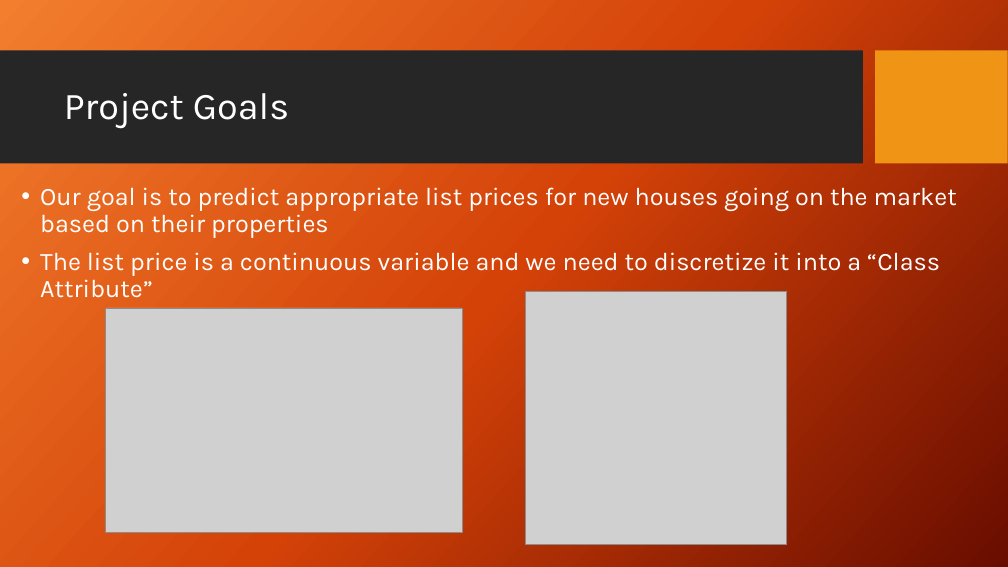
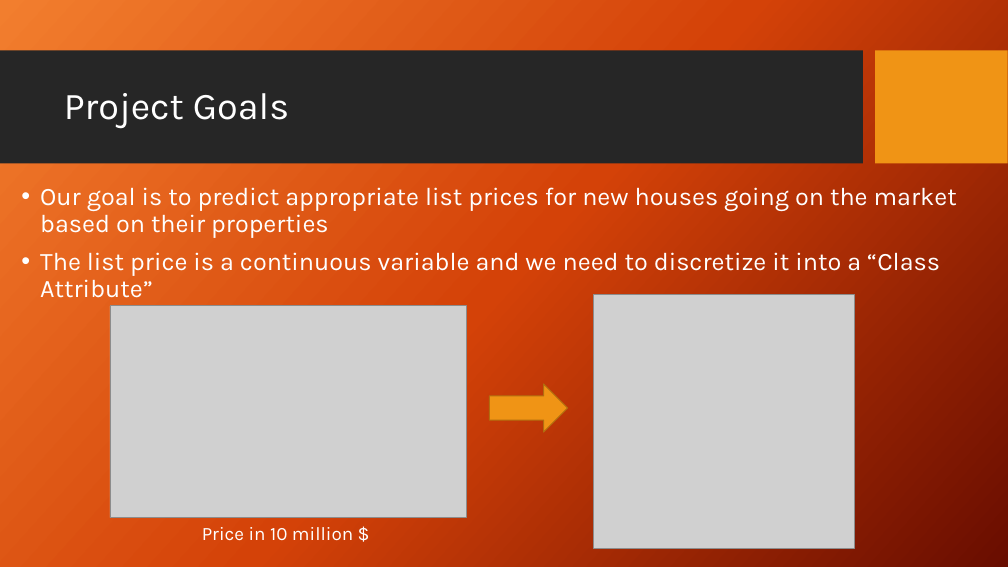
Before and after one commit to myz540/cs699_project_classification, a slide deck: slide 4 of documentation/CS699 Project Presentation.pptx. Drawn at 1008x567 pixels with LibreOffice and Linux fonts; fonts in the diff are those of the drawing; grey boxes stand for pictures; background and template pictures are left out. Boxes give left, top, right and bottom in pixels: in the first picture for what was removed or moved away, otherwise in the second. Text is boxed around its words. In the diff, an @@ line names an element or a change of style, - is before the commit and + after.

```diff
--- a/documentation/CS699 Project Presentation.pptx
+++ b/documentation/CS699 Project Presentation.pptx
@@ picture: place and size @@
-picture at box(526, 291, 786, 545)
+picture at box(593, 295, 854, 549)
@@ picture: place and size @@
-picture at box(106, 308, 462, 532)
+picture at box(110, 306, 466, 518)
@@ right arrow added at box(489, 384, 568, 433), fill #F09415, outline #B26D10 1 pt @@
@@ text added at box(202, 527, 353, 541), 18 pt, text #FFFFFF @@
+Price in 10 million $
```
Also in this commit, not shown: 4 other slides changed.
